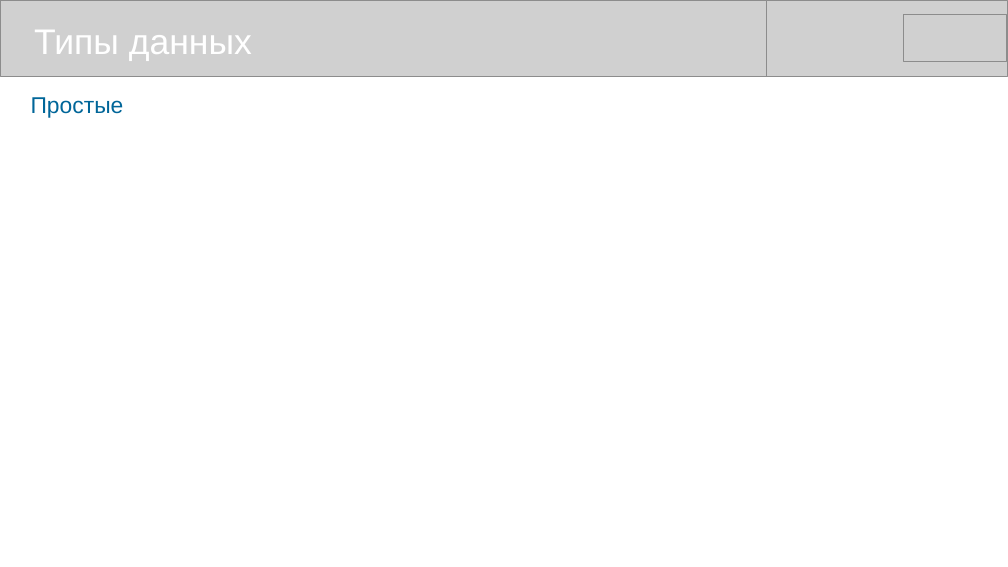
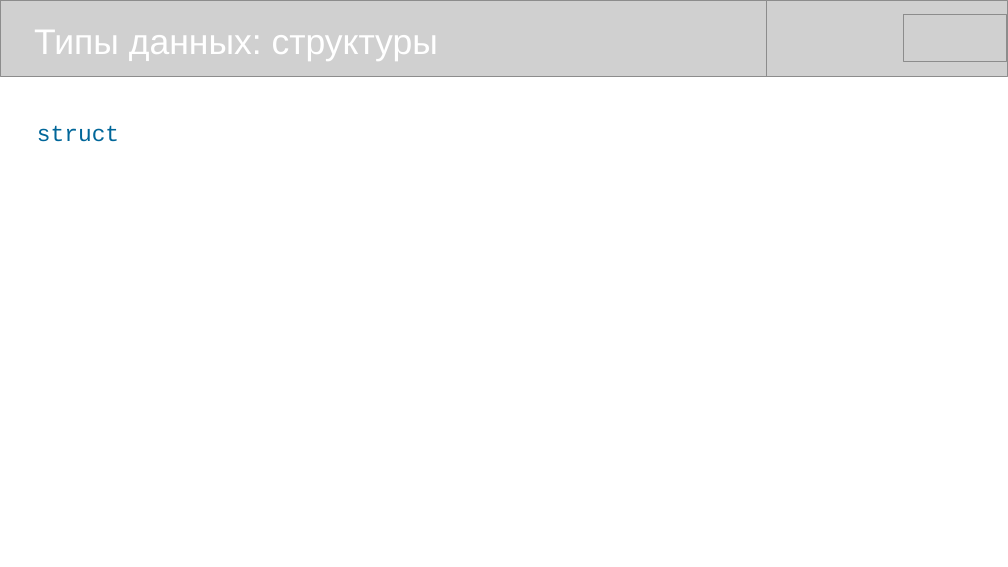
Before and after one commit to mike-shock/Go_language, a slide deck: slide 14 of Go_Intro.odp (slide 10 before the commit). Drawn at 1008x567 pixels with LibreOffice and Linux fonts; fonts in the diff are those of the drawing; grey boxes stand for pictures. Boxes give left, top, right and bottom in pixels: in the first picture for what was removed or moved away, otherwise in the second. Text is boxed around its words. In the diff, an @@ line names an element or a change of style, - is before the commit and + after.

```diff
--- a/Go_Intro.odp
+++ b/Go_Intro.odp
@@ text at [34,30,438,61]: text changed @@
-Типы данных
+Типы данных: структуры
@@ text at [37,125,119,142]: text changed; font Arial to Courier New @@
-Простые
+struct
```
Also in this commit, not shown: 5 other slides changed, 4 slides added.
